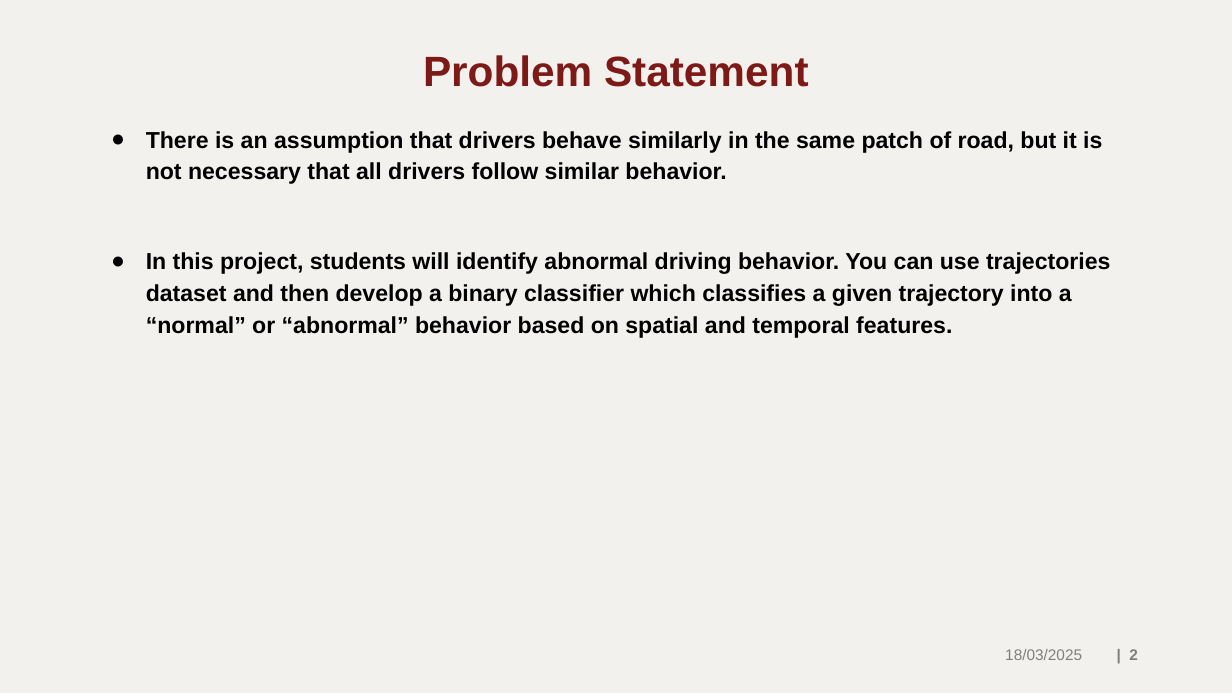
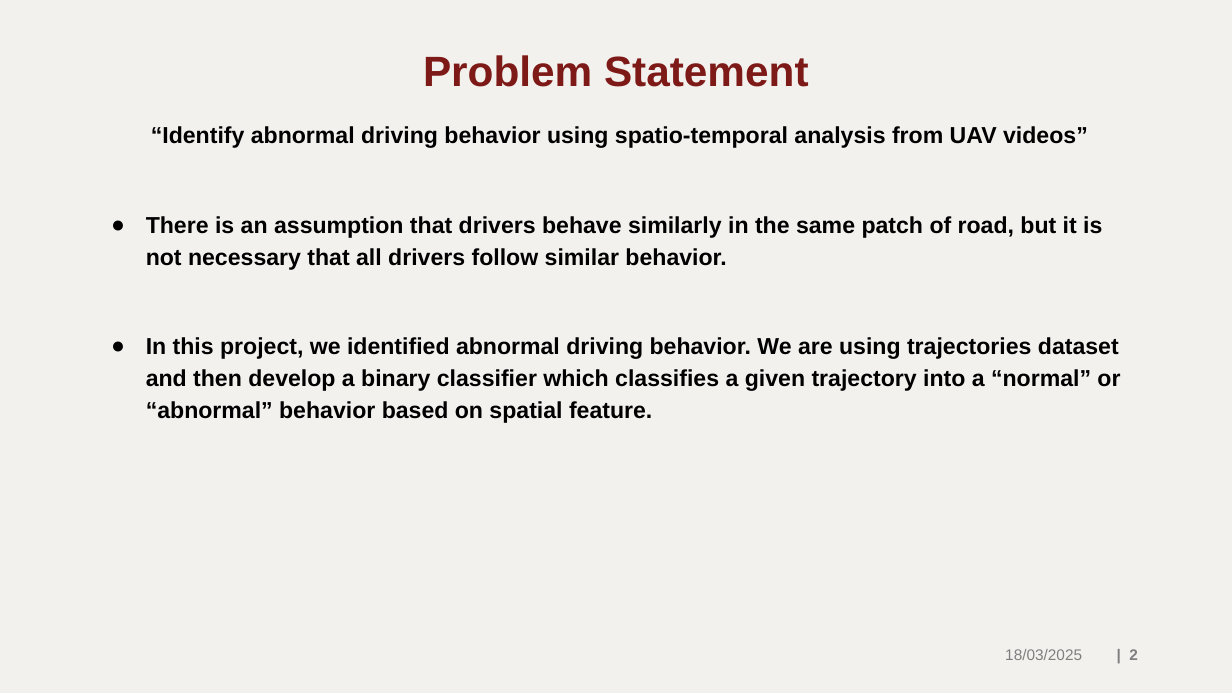
Before and after one commit to Vishv0407/ML_2025_4_Cluster_555, a slide deck: slide 2 of ML_Presentation_1.pptx. Drawn at 1232x693 pixels with LibreOffice and Linux fonts; fonts in the diff are those of the drawing; background and template pictures are left out. Boxes give left, top, right and bottom in pixels: in the first picture for what was removed or moved away, otherwise in the second. Text is boxed around its words. In the diff, an @@ line names an element or a change of style, - is before the commit and + after.

```diff
--- a/ML_Presentation_1.pptx
+++ b/ML_Presentation_1.pptx
@@ text at box(151, 126, 1088, 148): paragraph added @@
+“Identify abnormal driving behavior using spatio-temporal analysis from UAV videos”
@@ text at box(146, 337, 1120, 423): text changed @@
-● In this project, students will identify abnormal driving behavior. You can use trajectories dataset and then develop a binary classifier which classifies a given trajectory into a “normal” or “abnormal” behavior based on spatial and temporal features.
+● In this project, we identified abnormal driving behavior. We are using trajectories dataset and then develop a binary classifier which classifies a given trajectory into a “normal” or “abnormal” behavior based on spatial feature.
```
Also in this commit, not shown: 6 other slides changed.
